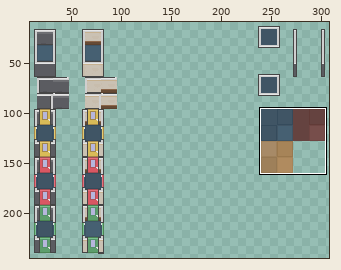
A sprite sheet gets an edit: assets/tileset/Tileset2.png. The picture above shows the old version from afar; the outline marks the close-up.
Close-up. The starting point:
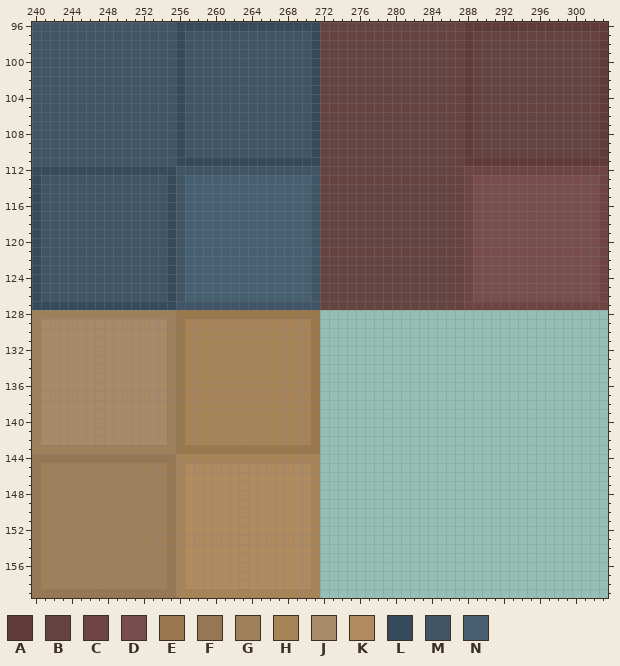
The file is 320x320 pixels. Colours within 5 levels of each other are drawn and written as one. Shown: x 240..303, y 96..159. The wide view leaves out empty margins.
Palette (. is transparent): A #613b37  B #654340  C #6e4542  D #774e4b  E #9a784d  F #957853  G #9e805a  H #a78458  J #a78a67  K #b08b5f  L #354b5c  M #405565  N #466072
After:
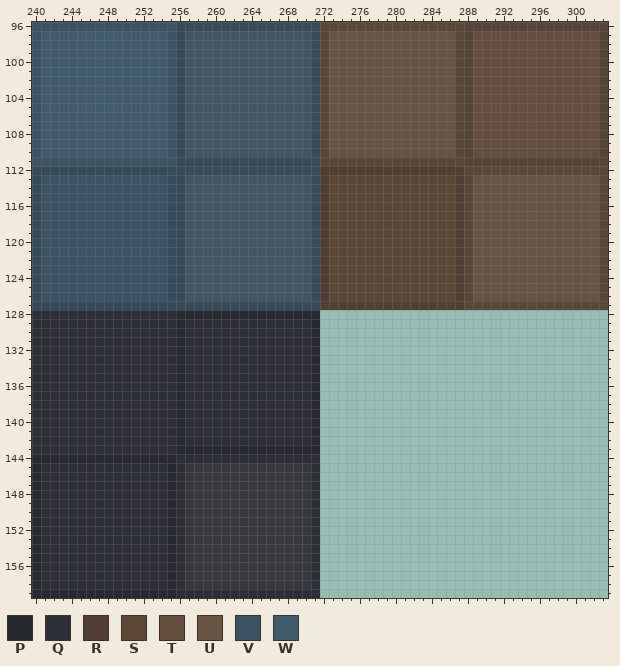
Colours new in this view: P #26292f  Q #2c2f35  R #4f3e31  S #5c4737  T #654e3d  U #695343  V #3a5365  W #405b6e
Difference:
colour A: #613b37 -> #564436
colour K: #b08b5f -> #36383e
y 96: x 240..255 MMMMMMMMMMMMMMMM -> VVVVVVVVVVVVVVVV; x 272..287 BBBBBBBBBBBBBBBB -> SSSSSSSSSSSSSSSS
y 97..110: x 240..255 MMMMMMMMMMMMMMMM -> VWWWWWWWWWWWWWWV; x 272..287 BBBBBBBBBBBBBBBB -> SUUUUUUUUUUUUUUS; x 289..302 BBBBBBBBBBBBBB -> TTTTTTTTTTTTTT
y 111: x 240..255 MMMMMMMMMMMMMMMM -> VVVVVVVVVVVVVVVV; x 272..287 BBBBBBBBBBBBBBBB -> SSSSSSSSSSSSSSSS
y 112: x 256..303 MMMMMMMMMMMMMMMMBBBBBBBBBBBBBBBBCCCCCCCCCCCCCCCC -> LLLLLLLLLLLLLLLLRRRRRRRRRRRRRRRRSSSSSSSSSSSSSSSS
y 113..126: x 241..254 MMMMMMMMMMMMMM -> VVVVVVVVVVVVVV; x 256..303 MNNNNNNNNNNNNNNMBBBBBBBBBBBBBBBBCDDDDDDDDDDDDDDC -> LMMMMMMMMMMMMMMLRSSSSSSSSSSSSSSRSUUUUUUUUUUUUUUS
y 127: x 256..303 MMMMMMMMMMMMMMMMBBBBBBBBBBBBBBBBCCCCCCCCCCCCCCCC -> LLLLLLLLLLLLLLLLRRRRRRRRRRRRRRRRSSSSSSSSSSSSSSSS
y 128: x 240..271 GGGGGGGGGGGGGGGGEEEEEEEEEEEEEEEE -> QQQQQQQQQQQQQQQQPPPPPPPPPPPPPPPP
y 129..142: x 240..271 GJJJJJJJJJJJJJJGEHHHHHHHHHHHHHHE -> QQQQQQQQQQQQQQQQPQQQQQQQQQQQQQQP
y 143: x 240..271 GGGGGGGGGGGGGGGGEEEEEEEEEEEEEEEE -> QQQQQQQQQQQQQQQQPPPPPPPPPPPPPPPP
y 144: x 240..271 FFFFFFFFFFFFFFFFHHHHHHHHHHHHHHHH -> PPPPPPPPPPPPPPPPQQQQQQQQQQQQQQQQ
y 145..158: x 240..256 FGGGGGGGGGGGGGGFH -> PQQQQQQQQQQQQQQPQ; x 271 H -> Q
y 159: x 240..271 FFFFFFFFFFFFFFFFHHHHHHHHHHHHHHHH -> PPPPPPPPPPPPPPPPQQQQQQQQQQQQQQQQ
Changed places in both close-ups, as pixel boxes (x1, y1, x2, y2):
changed: (32, 22, 608, 598)
